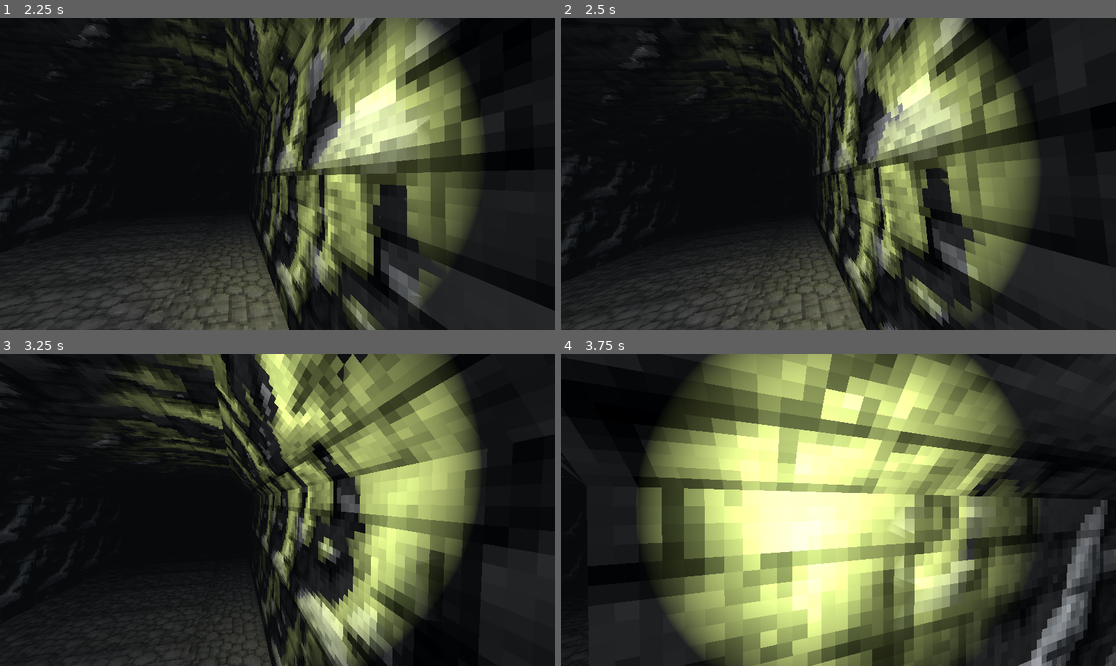
Above: before the commit, frames 1-4 (two rows, left to right).
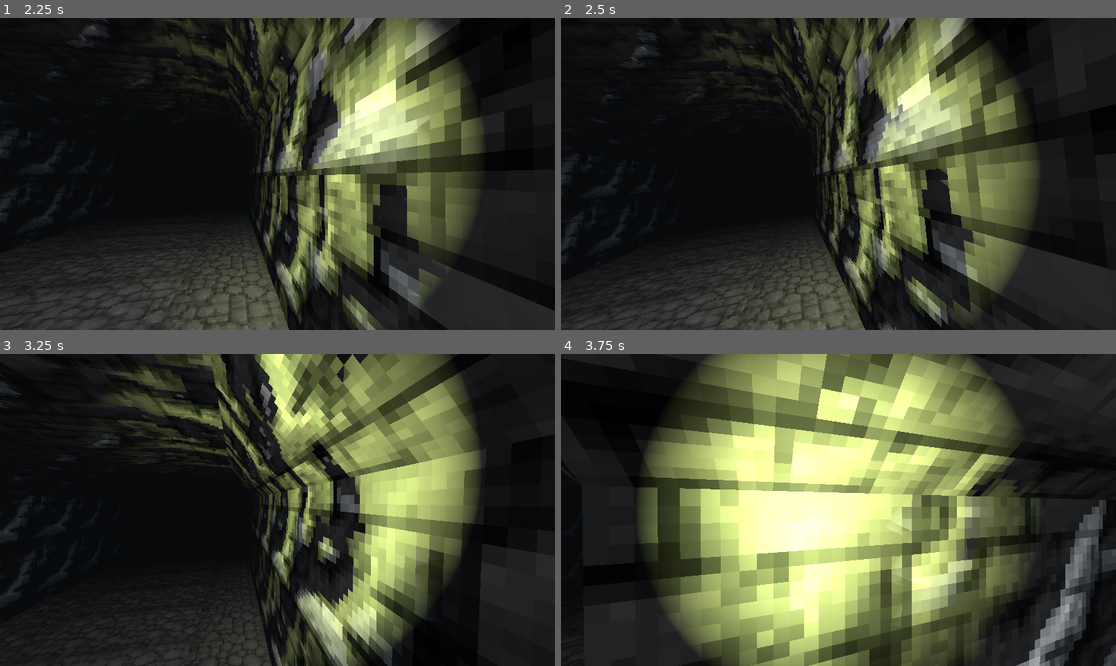
Above: after the commit, the same moments.

Repository: ChrisDelf/godot_3d_test
Game: Godot game, scene res://level/world.tscn
Same seed, same stepped clock (60 frames per second), same inputs: the game is played once before the commit and once after it.
Inputs (mouse positions are in pixels of both pictures, inside the frame that each line leads up to):
- Up to frame 1 (2.25 s): tap Enter at 0.5 s; move the mouse to (305, 174) at 0.52 s; hold D (right) 0.53-1.28 s; hold Ctrl (crouch) 0.53-1.28 s; tap Space (jump) at 0.77, 1.52 s; tap Shift (sprint) at 0.8, 1.35 s; move the mouse to (249, 174) at 1.27 s; hold S (backward) 1.28-2.03 s; tap Ctrl (crouch) at 1.55 s; move the mouse to (288, 167) at 2.02 s; hold D (right) from 2.03 s (still down); hold Ctrl (crouch) from 2.03 s (still down)
- Up to frame 2 (2.5 s): keep holding D (right); keep holding Ctrl (crouch); tap Shift (sprint) at 2.3 s
- Up to frame 3 (3.25 s): keep holding D (right); move the mouse to (271, 516) at 2.77 s; release Ctrl (crouch) at 2.78 s; tap W (foward) at 2.85 s; tap Space (jump) at 3.02 s; tap Ctrl (crouch) at 3.05 s
- Up to frame 4 (3.75 s): move the mouse to (877, 513) at 3.52 s; release D (right) at 3.53 s; hold A (left) from 3.53 s (still down); hold Alt (free_look) from 3.53 s (still down)

Frame 1 is identical in both runs. In frame 2, 2.8% of the frame differs, in the area x 0-99%, y 0-100%; in frame 3, 0.5%; in frame 4, 7.0%, in the area x 0-100%, y 0-100%.

Commit message:
init commit

Diff:
--- /dev/null
+++ b/Pistol.gd
@@ -0,0 +1,18 @@
+extends WeaponParent
+
+var active_weapon: bool = false
+var ammo_in_mag: int = 15
+var can_fire: bool = true
+
+func _process(delta):
+	if active_weapon:
+		if Input.is_action_just_pressed("reload"):
+			if can_fire:
+				reload()
+	if Input.is_action_just_pressed("fire"):
+		if can_fire:
+			if ammo_in_mag > 0:
+				print("fire")
+				ammo_in_mag -= 1
+			else:
+				reload()
--- /dev/null
+++ b/Weapon.gd
@@ -0,0 +1,11 @@
+extends Node3D
+class_name  WeaponParent
+
+@export var damage: int
+@export var reload_speed: float
+@export var mag_size: float
+@export var ammo_type: String
+
+
+func reload():
+	pass
--- a/level/rifle.tscn
+++ /dev/null
@@ -1,3 +0,0 @@
-[gd_scene format=3 uid="uid://cs7kfrk2mac5y"]
-
-[node name="Weapon" type="Node3D"]
--- a/level/weapon.gd
+++ b/level/weapon.gd
@@ -1,7 +0,0 @@
-extends Node3D
-class_name  WeaponParent
-
-@export var damage: int
-@export var reload_speed: float
-@export var mag_size: float
-@export var ammo_type: String
--- a/level/weapon.tscn
+++ /dev/null
@@ -1,6 +0,0 @@
-[gd_scene load_steps=2 format=3 uid="uid://cx0lvoqrhpgg3"]
-
-[ext_resource type="Script" path="res://level/weapon.gd" id="1_a0i50"]
-
-[node name="Weapon" type="Node3D"]
-script = ExtResource("1_a0i50")
--- a/player/player.gd
+++ b/player/player.gd
@@ -27,6 +27,7 @@
 var slide_timer_max: float = 1.0
 var slide_vector: Vector2 = Vector2.ZERO
 var slide_speed: float = 10.0
+var can_slide: bool = true
 
 #Head Bobbing vars
 const head_bobbing_sprinting_speed: float = 22.0
@@ -101,11 +102,13 @@
 		crouching_collision_shape.disabled = false
 
 		#Slide begin
-		if sprinting && input_dir != Vector2.ZERO && sliding != true:
+		if sprinting && input_dir != Vector2.ZERO && sliding != true && can_slide == true:
 			sliding = true
 			slide_timer = slide_timer_max
 			slide_vector = input_dir
 			free_looking = true
+			can_slide = false
+			$Timers/SlideCooldown.start()
 
 		walking = false
 		sprinting = false
@@ -185,10 +188,10 @@
 	#Handle landing
 	if is_on_floor():
 		if last_velocity.y < -6.0:
-			print(last_velocity)
+			print("hard fall")
 		elif last_velocity.y < -4.0:
 			animation_player.play("landing")
-			print("derp")
+
 
 
 	#direction we are going to move
@@ -213,3 +216,8 @@
 
 	last_velocity = velocity
 	move_and_slide()
+
+
+
+func _on_slide_cooldown_timeout():
+	can_slide = true
--- a/player/player.tscn
+++ b/player/player.tscn
@@ -148,3 +148,11 @@
 [node name="RayCast3D" type="RayCast3D" parent="."]
 target_position = Vector3(0, 2, 0)
 collision_mask = 2
+
+[node name="Timers" type="Node" parent="."]
+
+[node name="SlideCooldown" type="Timer" parent="Timers"]
+wait_time = 1.5
+one_shot = true
+
+[connection signal="timeout" from="Timers/SlideCooldown" to="." method="_on_slide_cooldown_timeout"]
--- a/project.godot
+++ b/project.godot
@@ -66,6 +66,11 @@
 "events": [Object(InputEventKey,"resource_local_to_scene":false,"resource_name":"","device":0,"window_id":0,"alt_presse …(181 unchanged characters)…
 ]
 }
+reload={
+"deadzone": 0.5,
+"events": [Object(InputEventKey,"resource_local_to_scene":false,"resource_name":"","device":0,"window_id":0,"alt_pressed":false,"shift_pressed":false,"ctrl_pressed":false,"meta_pressed":false,"pressed":false,"keycode":0,"physical_keycode":71,"key_label":0,"unicode":0,"echo":false,"script":null)
+]
+}
 
 [layer_names]
 
--- /dev/null
+++ b/weapons/pistol.tscn
@@ -0,0 +1,6 @@
+[gd_scene load_steps=2 format=3 uid="uid://dp31j66dsu8ex"]
+
+[ext_resource type="Script" path="res://Pistol.gd" id="1_ca68u"]
+
+[node name="Pistol" type="Node3D"]
+script = ExtResource("1_ca68u")
--- /dev/null
+++ b/weapons/weapon.tscn
@@ -0,0 +1,6 @@
+[gd_scene load_steps=2 format=3 uid="uid://fxmie2b4lsji"]
+
+[ext_resource type="Script" path="res://Weapon.gd" id="1_4oyvb"]
+
+[node name="Weapon" type="Node3D"]
+script = ExtResource("1_4oyvb")
